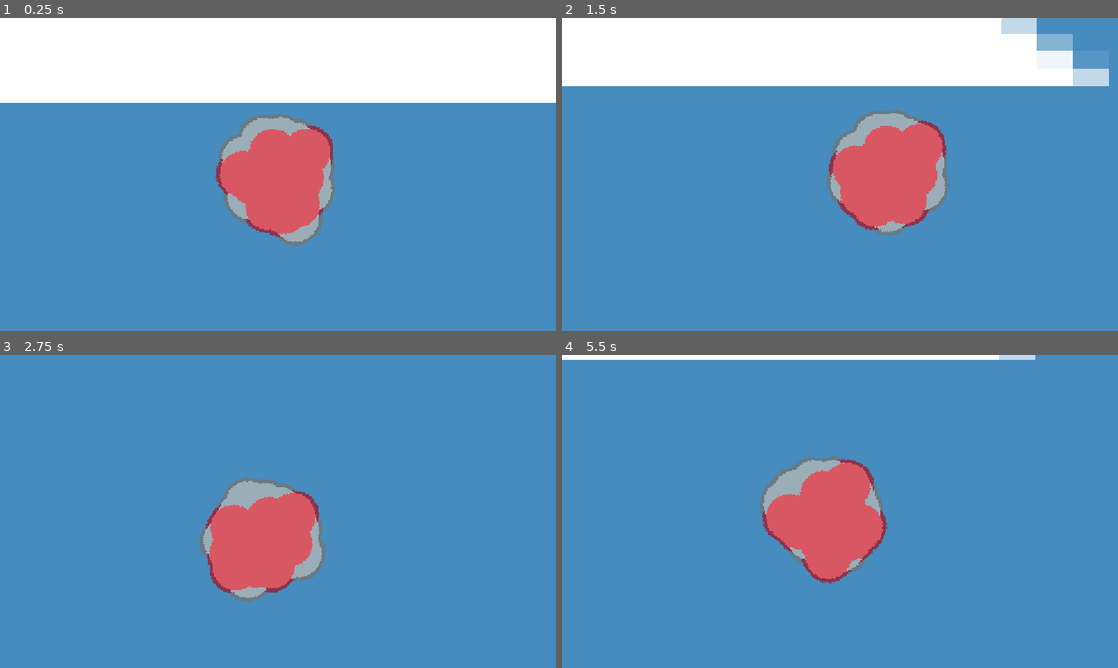
Above: before the commit, frames 1-4 (two rows, left to right).
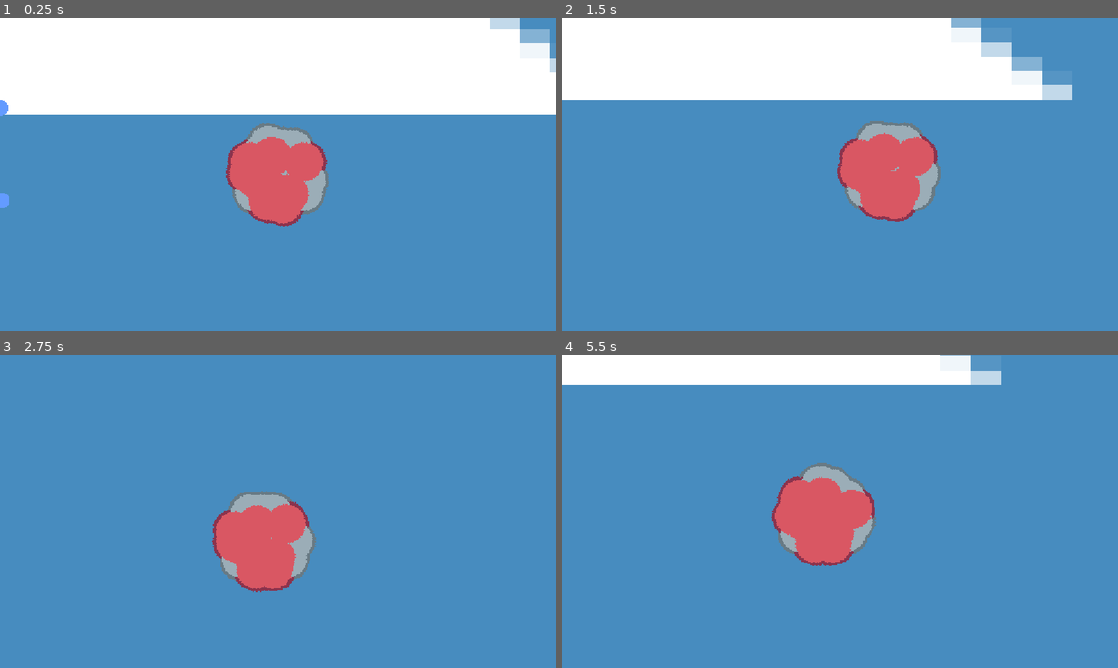
Above: after the commit, the same moments.

Repository: Green4TFG/atom-revolution
Game: Godot game, scene res://levels/level.tscn
Two runs of this game, one before a commit and one after it. Both use one fixed random seed, a clock stepped at 60 frames per second and the inputs below. The engine's default icon, where the game draws it, is replaced by a stand-in: a white triangle on a blue panel in a dark square.
Inputs (mouse positions are in pixels of both pictures, inside the frame that each line leads up to):
- Up to frame 1 (0.25 s): no input
- Up to frame 2 (1.5 s): move the mouse to (962, 158) at 0.52 s; hold Right (right) 0.53-1.28 s; move the mouse to (728, 190) at 1.27 s; hold Down (down) from 1.28 s (still down)
- Up to frame 3 (2.75 s): move the mouse to (333, 442) at 2.02 s; release Down (down) at 2.03 s; hold Right (right) from 2.03 s (still down)
- Up to frame 4 (5.5 s): move the mouse to (812, 574) at 2.77 s; release Right (right) at 2.78 s; hold Up (up) 2.78-3.53 s; move the mouse to (1006, 558) at 3.52 s; hold Left (left) 3.53-5.03 s; move the mouse to (673, 464) at 4.27 s; move the mouse to (867, 511) at 5.02 s; hold Down (down) from 5.03 s (still down)

The runs differ from the first frame. In frame 1, 8.2% of the frame differs, in the area x 0-100%, y 0-73%; in frame 2, 10%, in the area x 0-99%, y 0-70%; in frame 3, 3.2%; in frame 4, 9.7%.

Commit message:
bug fixes, cool spinning stuff

Diff:
--- a/electron/electron.tscn
+++ b/electron/electron.tscn
@@ -1,7 +1,7 @@
 [gd_scene format=3 uid="uid://1dphh42e64sk"]
 
 [ext_resource type="Script" uid="uid://ccf0llgqgury1" path="res://electron/electron.gd" id="1_7yt30"]
-[ext_resource type="Texture2D" uid="uid://w7nckfjvp74f" path="res://assets/icon.svg" id="1_870bh"]
+[ext_resource type="Texture2D" uid="uid://cy1sfpi4xedu4" path="res://assets/SketchElectron.png" id="2_yh841"]
 
 [sub_resource type="CircleShape2D" id="CircleShape2D_ri1ak"]
 radius = 7.0
@@ -19,9 +19,8 @@
 shape = SubResource("CircleShape2D_ri1ak")
 
 [node name="Sprite2D" type="Sprite2D" parent="." unique_id=745756722]
-modulate = Color(1, 1, 0, 1)
-scale = Vector2(0.1, 0.1)
-texture = ExtResource("1_870bh")
+scale = Vector2(0.8, 0.8)
+texture = ExtResource("2_yh841")
 
 [node name="pickup_range" type="Area2D" parent="." unique_id=1441171973]
 collision_layer = 3
--- a/electron/electron_visual.gd
+++ b/electron/electron_visual.gd
@@ -1,6 +1,7 @@
 extends Sprite2D
 
-const RING_SIZE = 20
+const RING_SIZE = 30
+const FIRST_RING = 40
 
 var ring = 0;
 var true_number = 0;
@@ -10,13 +11,13 @@
 
 # Called when the node enters the scene tree for the first time.
 func _ready() -> void:
-	print("new electron in ring ", ring, " with number of ", number, " and a vector of ", myVector)
+	pass
 
 func calc_vector():
-	var distance = (ring+1)*(RING_SIZE)
+	var distance = (ring+1)*(RING_SIZE) + FIRST_RING
 	var section_size = (2 * PI)/Globals.RING_COUNTS[ring]
 	myVector = Vector2(distance,0).rotated(section_size*(number))
 
 # Called every frame. 'delta' is the elapsed time since the previous frame.
 func _physics_process(_delta: float) -> void:
-	position = myVector.rotated(Globals.player.degrees)
+	position = myVector.rotated(Globals.player.degrees/(ring+1))
--- a/electron/electron_visual.tscn
+++ b/electron/electron_visual.tscn
@@ -1,10 +1,9 @@
 [gd_scene format=3 uid="uid://bgah8wptarpd"]
 
-[ext_resource type="Texture2D" uid="uid://w7nckfjvp74f" path="res://assets/icon.svg" id="1_x4t7o"]
+[ext_resource type="Texture2D" uid="uid://cy1sfpi4xedu4" path="res://assets/SketchElectron.png" id="1_cxh5r"]
 [ext_resource type="Script" uid="uid://dfp2by5xxtrrr" path="res://electron/electron_visual.gd" id="2_cxh5r"]
 
 [node name="electron visual" type="Sprite2D" unique_id=1724217778]
-modulate = Color(1, 1, 0, 1)
-scale = Vector2(0.1, 0.1)
-texture = ExtResource("1_x4t7o")
+scale = Vector2(0.8, 0.8)
+texture = ExtResource("1_cxh5r")
 script = ExtResource("2_cxh5r")
--- a/globals.gd
+++ b/globals.gd
@@ -19,8 +19,6 @@
 		if(electron_num - RING_SUMS[i] < 1):
 			return float(i)
 
-func element():
-	return ELEMENT
 
 func sum(accum, number):
 	return accum + number
--- a/player/player.gd
+++ b/player/player.gd
@@ -4,11 +4,11 @@
 @onready var nuclei_folder: Node2D = $"nuclei folder"
 @onready var camera: Camera2D = $Camera2D
 
-const ZOOM_RATIOS = [3,2,1.5,1.25,1,0.75,0.5,0.25]
+const ZOOM_RATIOS = [2.5,1.9,1.4,1.15,0.9,0.75,0.5,0.25]
 
 const PULL_FORCE = 10000
 
-const ROT_SPEED = 1.0
+const ROT_SPEED = 3.0
 
 const SPEED = 500
 const JUMP_VELOCITY = -400.0
@@ -21,9 +21,9 @@
 
 const NUCLEI = preload("uid://xv7ycaa57amx")
 const PROTON_VISUAL = preload("uid://c8pb1unl7wj75")
-const protons = [2, 10, 18, 36, 86]
+const protons = [2, 4, 6, 9, 21]
 const NUETRON_VISUAL = preload("uid://dh7o14qbgck7t")
-const nuetrons = [2, 10, 22, 54, 134]
+const nuetrons = [2, 4, 7, 12, 33]
 
 func _ready() -> void:
 	Globals.player = self
@@ -39,8 +39,8 @@
 
 	velocity.y *= FRICTION
 
-	degrees =  0.0 if (degrees > 2*PI) else (degrees + (ROT_SPEED * delta))
-	camera.zoom = Vector2(ZOOM_RATIOS[Globals.rings],ZOOM_RATIOS[Globals.rings])
+	degrees +=  ROT_SPEED * delta
+	camera.zoom = Vector2(ZOOM_RATIOS[Globals.rings]/(1+(Globals.ELEMENT/5)),ZOOM_RATIOS[Globals.rings]/(1+(Globals.ELEMENT/5)))
 
 	move_and_slide()
 
@@ -68,8 +68,8 @@
 
 func add_nuclei():
 	#creates nuetrons
-	var nuetronNum = nuetrons[Globals.element()-1]
-	for i in range(nuetronNum/4):
+	var nuetronNum = nuetrons[Globals.ELEMENT-1]
+	for i in range(nuetronNum):
 		var nuetron = NUETRON_VISUAL.instantiate();
 		var rigidbody = NUCLEI.instantiate()
 		rigidbody.add_child(nuetron)
@@ -77,8 +77,8 @@
 		nuetron.position = Vector2(0,0)
 		nuclei_folder.add_child(rigidbody)
 	#creates protons
-	var protonNum = protons[Globals.element()-1]
-	for i in range(protonNum/4):
+	var protonNum = protons[Globals.ELEMENT-1]
+	for i in range(protonNum):
 		var proton = PROTON_VISUAL.instantiate();
 		var rigidbody = NUCLEI.instantiate()
 		rigidbody.add_child(proton)
Binary file added: assets/SketchElectron.png
Not shown, added: assets/SketchElectron.png.import
